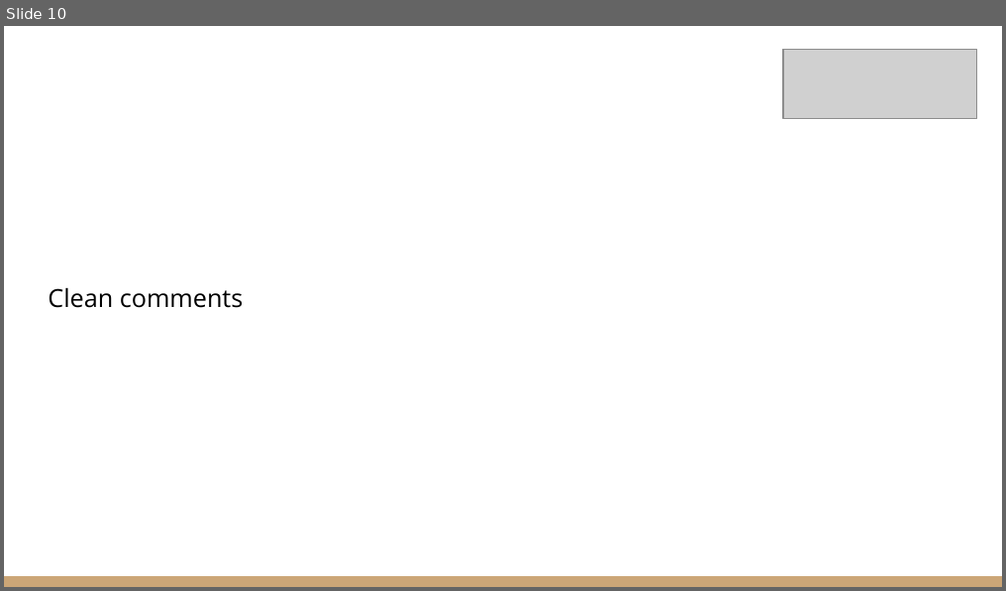
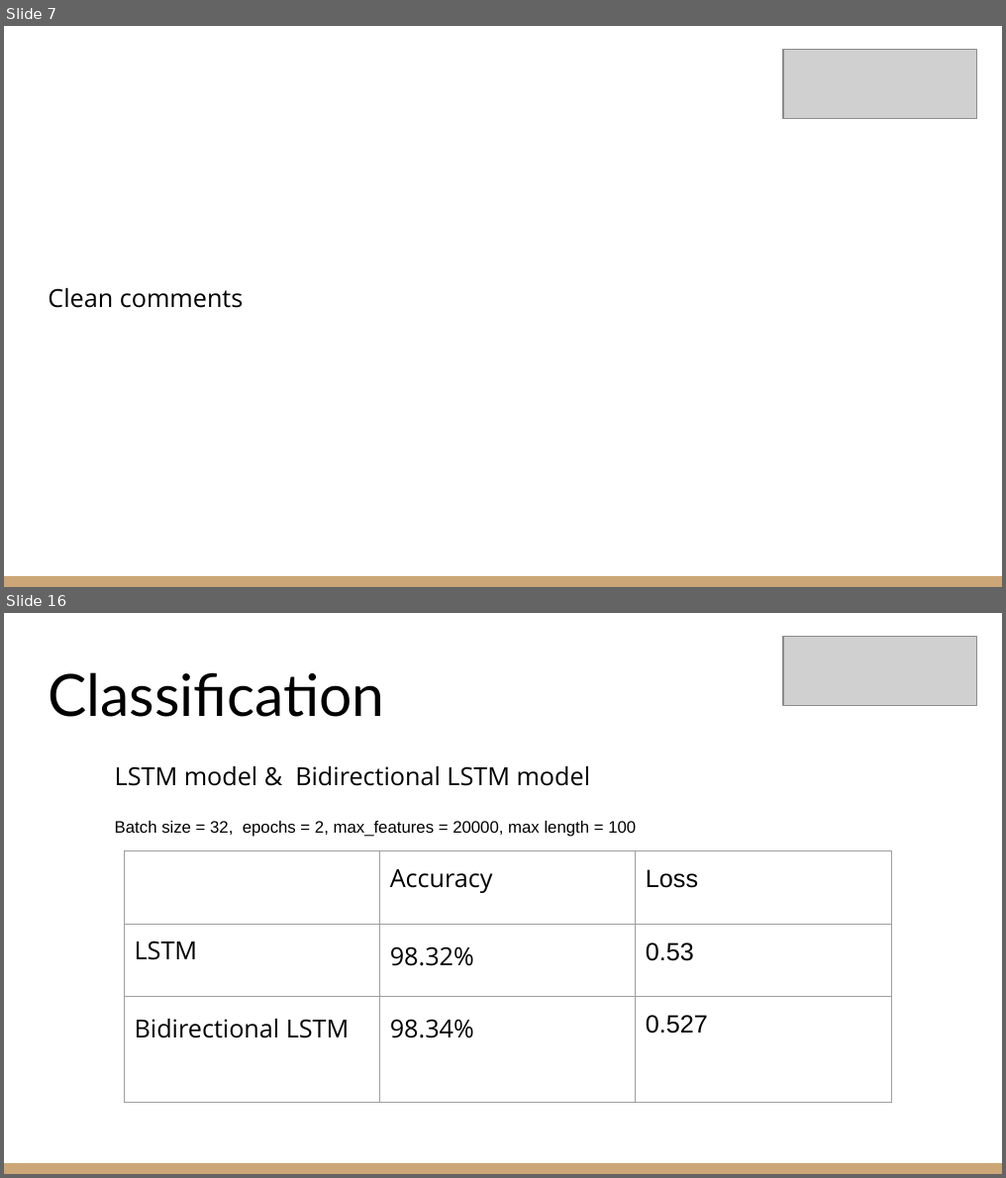
Before and after one commit to DarKenW/HoneyBadgerCoding, a slide deck: Project/Jigsaw Comments Classification.pptx. Shown one above the other, each under a label of ours: slide 10 before the commit, slides 7 and 16 after it; the slides between them are not shown. The pictures are 1006x591 and 1006x1178 pixels, drawn with LibreOffice and Linux fonts; fonts in the diff are those of the drawing; grey boxes stand for pictures; background and template pictures are left out. Boxes give left, top, right and bottom in pixels: in the first picture for what was removed or moved away, otherwise in the second. Text is boxed around its words. In the diff, an @@ line names an element or a change of style, - is before the commit and + after.

```diff
--- a/Project/Jigsaw Comments Classification.pptx
+++ b/Project/Jigsaw Comments Classification.pptx
@@ slide 16 added at [4,613,1002,1174], background #FFFFFF; not listed: 1 template element that a slide beside it also shows @@
@@ picture added at [783,636,977,706] @@
@@ title added at [48,672,384,717], 42 pt, text #000000 @@
+Classification
@@ text added at [115,766,636,837], 12 pt, text #000000 @@
+LSTM model & Bidirectional LSTM model
+Batch size = 32, epochs = 2, max_features = 20000, max length = 100
@@ table added at [125,852,891,1174], 3 rows, 3 columns @@
+ | Accuracy | Loss
+LSTM | 98.32% | 0.53
+Bidirectional LSTM | 98.34% | 0.527
@@ what was slide 10 is now slide 7 @@
```
Also in this commit, not shown: 8 slides changed, 8 other slides added, 7 slides removed, 4 other files.
